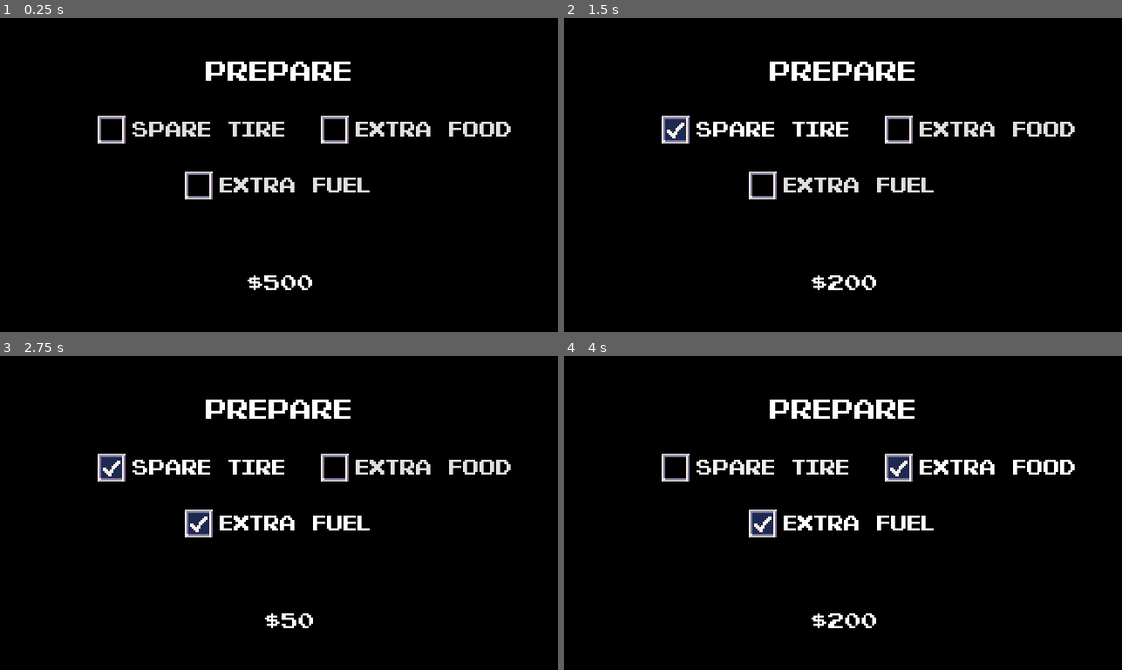
Above: before the commit, frames 1-4 (two rows, left to right).
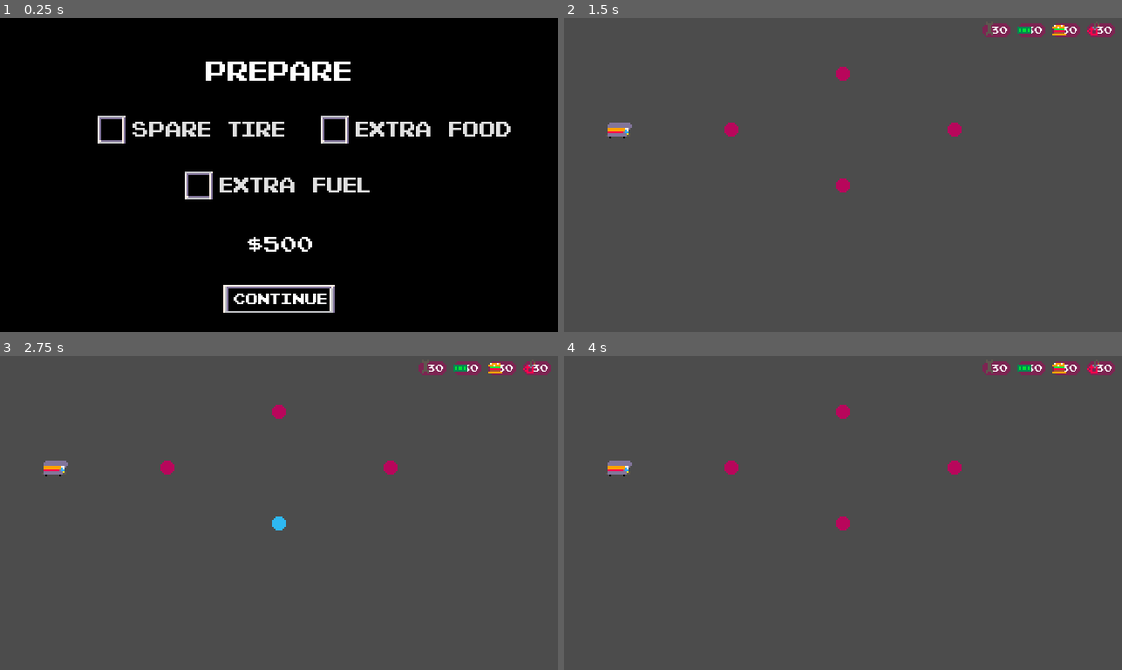
Above: after the commit, the same moments.

Repository: youssefevan/global-game-jam-2023
Game: Godot game, scene res://Scenes/Preparation.tscn
The game is run twice, just before and just after one commit, with the same random seed, the same clock (stepped at 60 frames per second) and the same inputs. This scene is started directly instead of the project's main scene.
Inputs (mouse positions are in pixels of both pictures, inside the frame that each line leads up to):
- Up to frame 1 (0.25 s): no input
- Up to frame 2 (1.5 s): click (843, 297) at 0.5 s, where only the run after the commit has a clickable "Continue"; click (753, 131) at 1.25 s, where only the run before the commit has a clickable "Spare Tire"
- Up to frame 3 (2.75 s): click (279, 522) at 2 s, where only the run before the commit has a clickable "Extra Fuel"
- Up to frame 4 (4 s): click (982, 469) at 2.75 s, where only the run before the commit has a clickable "Extra Food"; click (753, 469) at 3.5 s, where only the run before the commit has a clickable "Spare Tire"

The runs differ from the first frame. In frame 1, 1.3% of the frame differs, in the area x 40-60%, y 69-94%; in frame 2, 100%; in frame 3, 100%; in frame 4, 100%, in the area x 0-100%, y 0-100%.

Commit message:
preparation reformat

Diff:
--- a/Global Game Jam 2023/Scenes/Preparation.tscn
+++ b/Global Game Jam 2023/Scenes/Preparation.tscn
@@ -1,9 +1,12 @@
-[gd_scene load_steps=10 format=2]
+[gd_scene load_steps=15 format=2]
 
 [ext_resource path="res://Scripts/preparation.gd" type="Script" id=1]
 [ext_resource path="res://Scripts/money_remaining.gd" type="Script" id=2]
 [ext_resource path="res://Sprites/Fonts/PixelEmulator-xq08.ttf" type="DynamicFontData" id=3]
 [ext_resource path="res://Sprites/Themes/checktheme.tres" type="Theme" id=4]
+[ext_resource path="res://Sprites/continue.png" type="Texture" id=5]
+[ext_resource path="res://Sprites/continuehover.png" type="Texture" id=6]
+[ext_resource path="res://Sprites/continueclick.png" type="Texture" id=7]
 
 [sub_resource type="DynamicFont" id=1]
 font_data = ExtResource( 3 )
@@ -15,6 +18,12 @@
 [sub_resource type="StyleBoxEmpty" id=4]
 
 [sub_resource type="StyleBoxEmpty" id=5]
+
+[sub_resource type="Theme" id=6]
+
+[sub_resource type="DynamicFont" id=7]
+size = 9
+font_data = ExtResource( 3 )
 
 [node name="Preparation" type="Node2D"]
 script = ExtResource( 1 )
@@ -47,9 +56,9 @@
 
 [node name="MoneyRemaining" type="Label" parent="."]
 margin_left = 140.0
-margin_top = 144.0
+margin_top = 122.0
 margin_right = 180.0
-margin_bottom = 158.0
+margin_bottom = 137.0
 theme = ExtResource( 4 )
 align = 2
 script = ExtResource( 2 )
@@ -85,7 +94,26 @@
 "_edit_lock_": true
 }
 
+[node name="TextureButton" type="TextureButton" parent="."]
+margin_left = 128.0
+margin_top = 153.0
+margin_right = 192.0
+margin_bottom = 169.0
+texture_normal = ExtResource( 5 )
+texture_pressed = ExtResource( 7 )
+texture_hover = ExtResource( 6 )
+
+[node name="Label" type="Label" parent="TextureButton"]
+margin_left = 6.0
+margin_top = 2.0
+margin_right = 59.0
+margin_bottom = 16.0
+theme = SubResource( 6 )
+custom_fonts/font = SubResource( 7 )
+text = "Continue"
+
 [connection signal="toggled" from="TireBox" to="." method="_on_TireBox_toggled"]
 [connection signal="toggled" from="FuelBox" to="." method="_on_FuelBox_toggled"]
 [connection signal="toggled" from="FoodBox" to="." method="_on_FoodBox_toggled"]
 [connection signal="toggled" from="CarInsBox" to="." method="_on_WaterBox_toggled"]
+[connection signal="gui_input" from="TextureButton" to="." method="_on_TextureButton_gui_input"]
--- a/Global Game Jam 2023/Scripts/preparation.gd
+++ b/Global Game Jam 2023/Scripts/preparation.gd
@@ -56,3 +56,9 @@
 		Global.damage -= 10
 		Global.money += 150
 		print(Global.damage)
+
+
+func _on_TextureButton_gui_input(event):
+	if event is InputEventMouseButton:
+		if event.is_pressed():
+			get_tree().change_scene("res://Scenes/TestingGrounds.tscn")
Binary file added: Global Game Jam 2023/Sprites/continue.png
Not shown, added: Global Game Jam 2023/Sprites/continue.png.import
Binary file added: Global Game Jam 2023/Sprites/continueclick.png
Not shown, added: Global Game Jam 2023/Sprites/continueclick.png.import
Binary file added: Global Game Jam 2023/Sprites/continuehover.png
Not shown, added: Global Game Jam 2023/Sprites/continuehover.png.import
